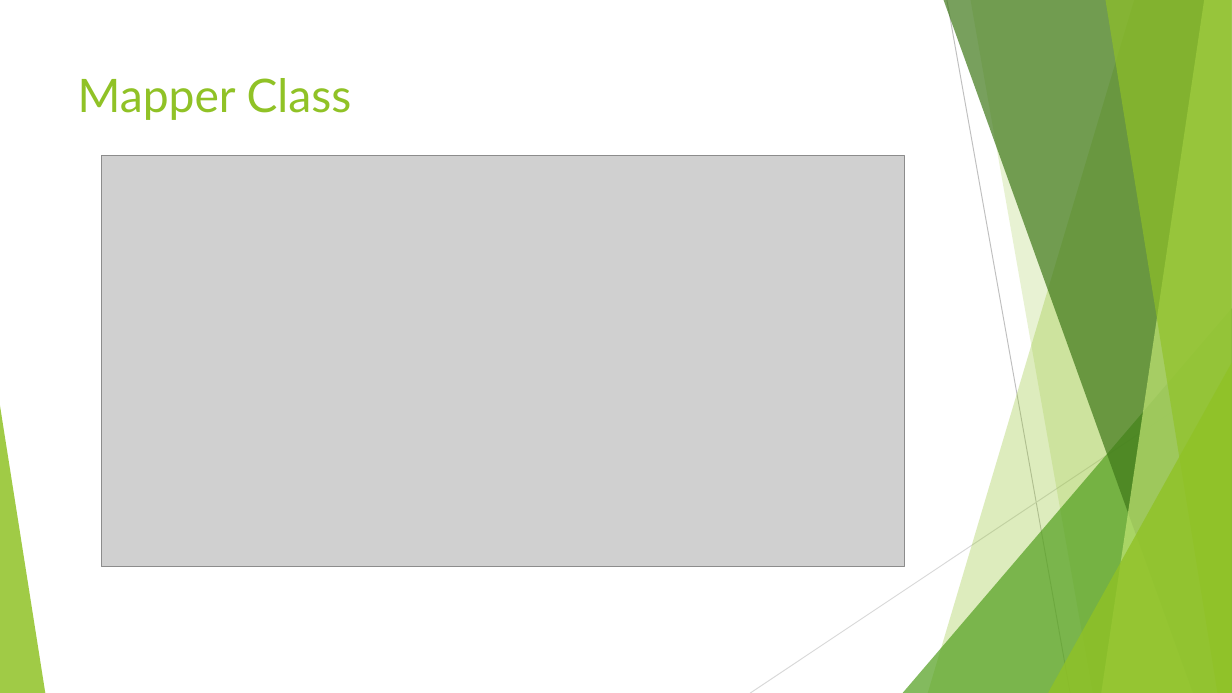
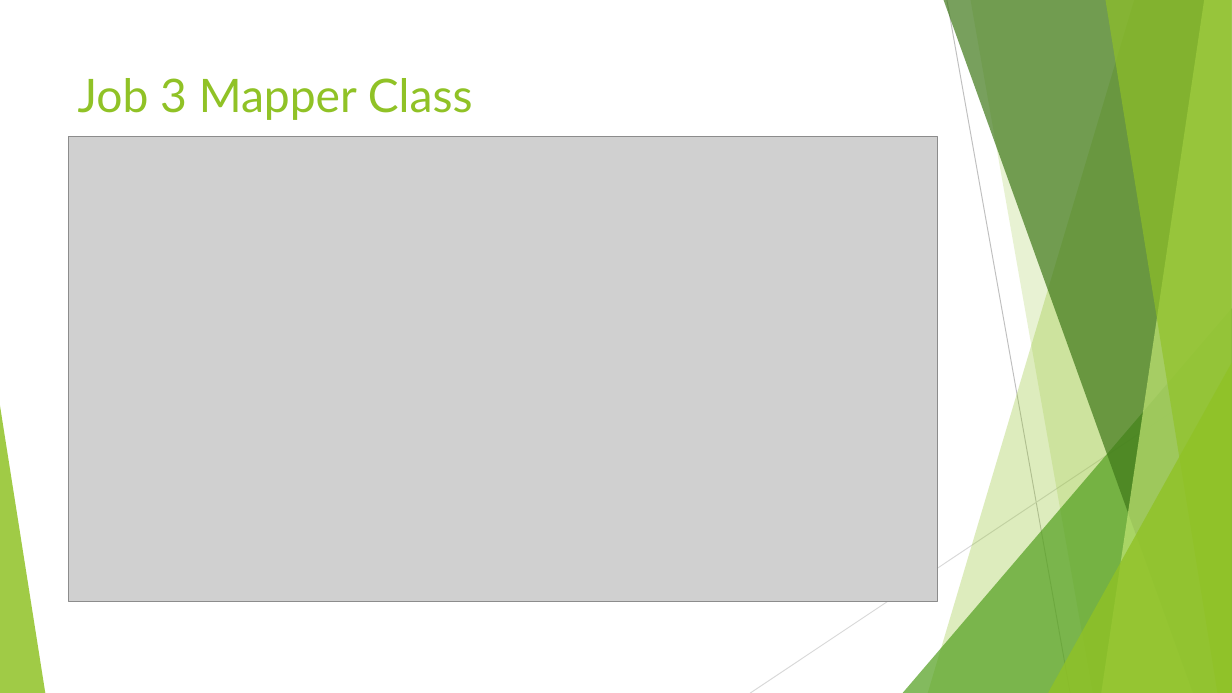
Before and after one commit to srikarreddy-m/CS551-ASE, a slide deck: slide 9 of HackBattleSP15/documentation/ASE Hackathon.pptx (slide 8 before the commit). Drawn at 1232x693 pixels with LibreOffice and Linux fonts; fonts in the diff are those of the drawing; grey boxes stand for pictures. Boxes give left, top, right and bottom in pixels: in the first picture for what was removed or moved away, otherwise in the second. Text is boxed around its words. In the diff, an @@ line names an element or a change of style, - is before the commit and + after.

```diff
--- a/HackBattleSP15/documentation/ASE Hackathon.pptx
+++ b/HackBattleSP15/documentation/ASE Hackathon.pptx
@@ title at box(78, 78, 473, 120): text changed @@
-Mapper Class
+Job 3 Mapper Class
@@ picture: place and size @@
-picture at box(101, 155, 904, 567)
+picture at box(68, 137, 937, 602)
```
Also in this commit, not shown: 8 other slides changed, 1 slide added, 1 other file.
